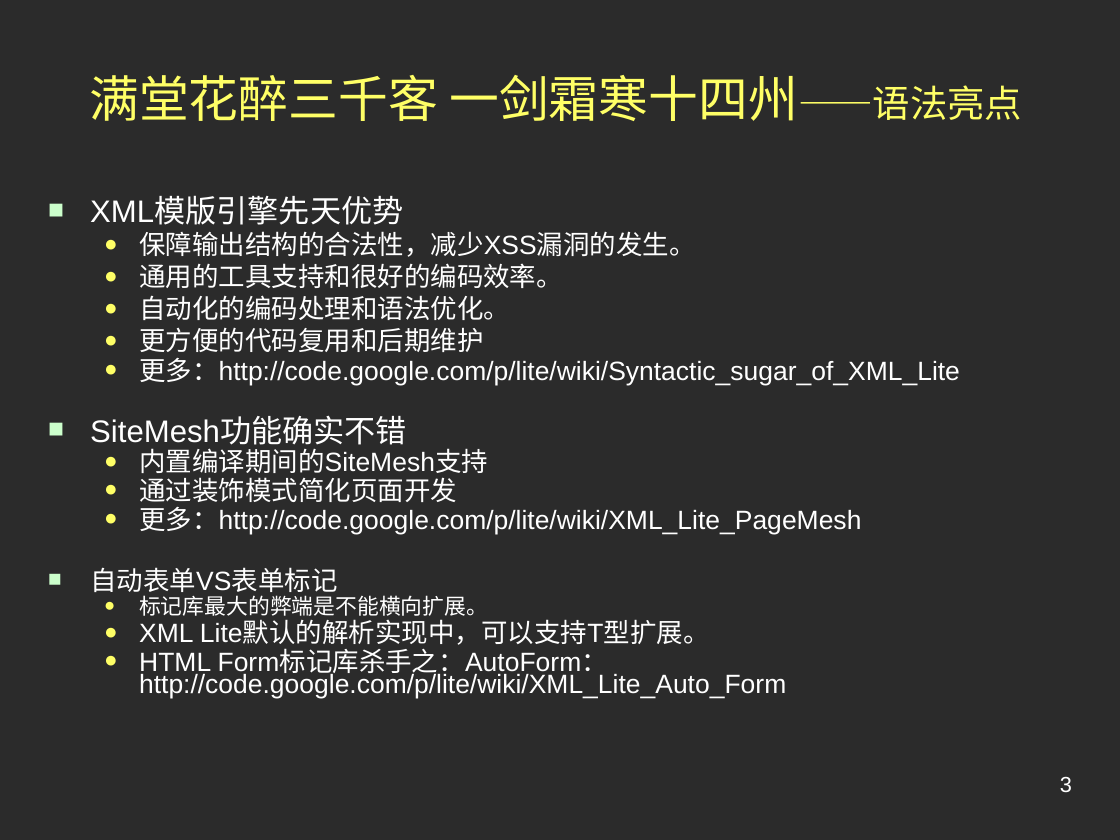
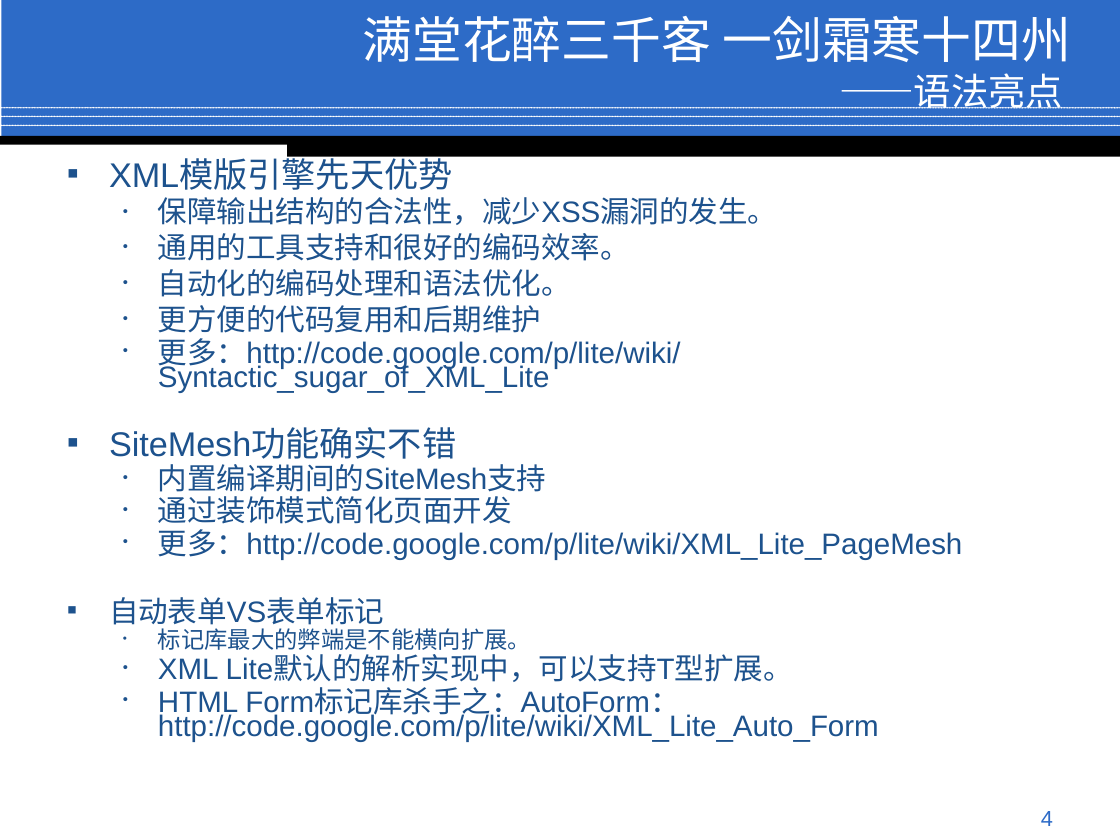
Before and after one commit to jindw/lite, a slide deck: slide 4 of trunk/Lite/web/doc/Preview.ppt (slide 3 before the commit). Drawn at 1120x840 pixels with LibreOffice and Linux fonts; fonts in the diff are those of the drawing; background and template pictures are left out; a plain dark background stands for a picture behind light text. Boxes give left, top, right and bottom in pixels: in the first picture for what was removed or moved away, otherwise in the second. Text is boxed around its words. In the diff, an @@ line names an element or a change of style, - is before the commit and + after.

```diff
--- a/trunk/Lite/web/doc/Preview.ppt
+++ b/trunk/Lite/web/doc/Preview.ppt
@@ rectangle added at <box>1,0,1120,138</box>, fill #2D6BC7 @@
@@ title at <box>363,16,1072,109</box>: text changed; text colour #FFFF66 to #FFFFFF @@
-满堂花醉三千客 一剑霜寒十四州——语法亮点
+满堂花醉三千客 一剑霜寒十四州
+——语法亮点
@@ line added from (0, 108) to (1120, 108), #FFFFFF 0.99 pt @@
@@ line added from (0, 116) to (1120, 116), #FFFFFF 0.99 pt @@
@@ line added from (0, 125) to (1120, 125), #FFFFFF 0.99 pt @@
@@ rectangle added at <box>0,136,1120,144</box>, fill #000000 @@
@@ rectangle added at <box>287,139,1120,157</box>, fill #000000 @@
@@ text "XML模版引擎先天优势": place and size @@
-text "XML模版引擎先天优势" at <box>90,197,960,699</box>
+text "XML模版引擎先天优势" at <box>109,159,962,742</box>
@@ text "XML模版引擎先天优势" at <box>109,159,962,742</box>: size 20 to 22 pt in "XML模版引擎先天优势", "SiteMesh功能确实不错"; text colour #FFFFFF to #1D528D; size 17 to 19 pt in "保障输出结构的合法性，减少XSS漏洞的发生。", "通用的工具支持和很好的编码效率。", "自动化的编码处理和语法优化。", "更方便的代码复用和后期维护" and 7 more places; size 14 to 15 pt in "标记库最大的弊端是不能横向扩展。"; bullet ■ to ▪; bullet colour #CCFFCC to #1D528D; bullet ● to •; bullet colour #FFFF66 to #1D528D @@
@@ page number removed at <box>1060,777,1072,793</box> @@
-3
@@ page number added at <box>1041,811,1053,826</box>, 14 pt, text #2D6BC7 @@
+4
```
Also in this commit, not shown: 10 other slides changed, 2 slides added, 1 slide removed.
